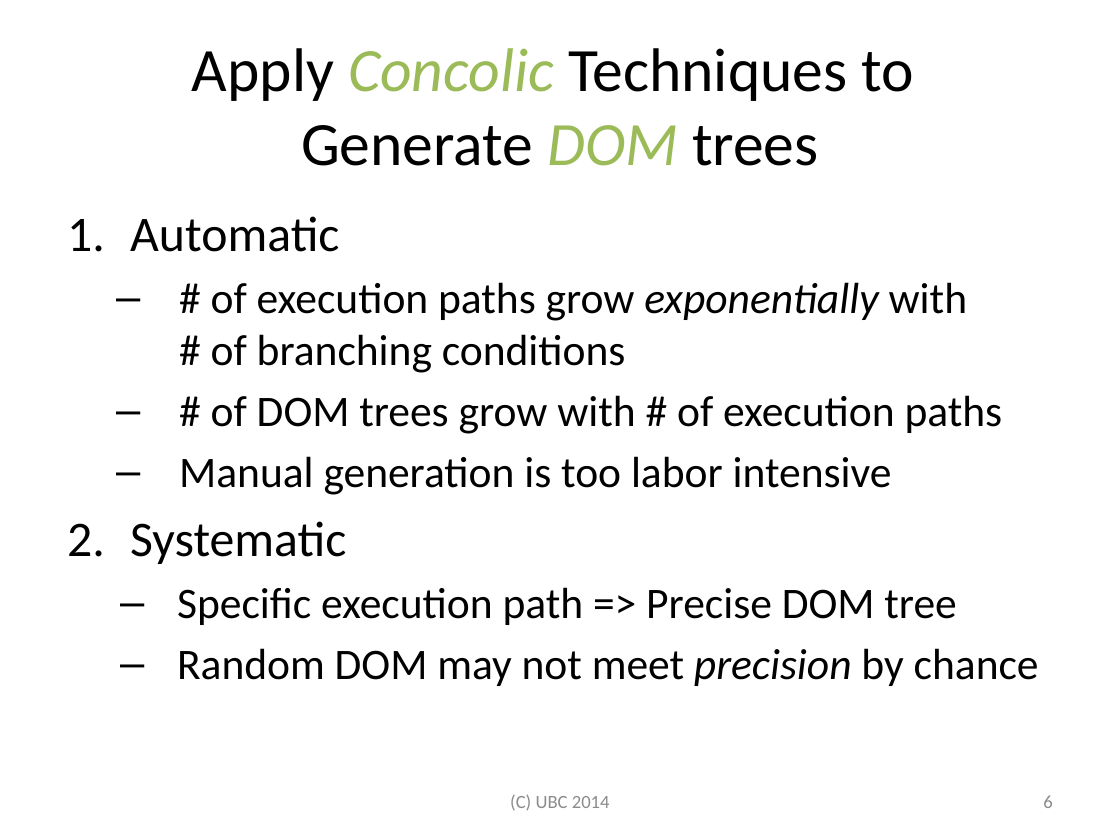
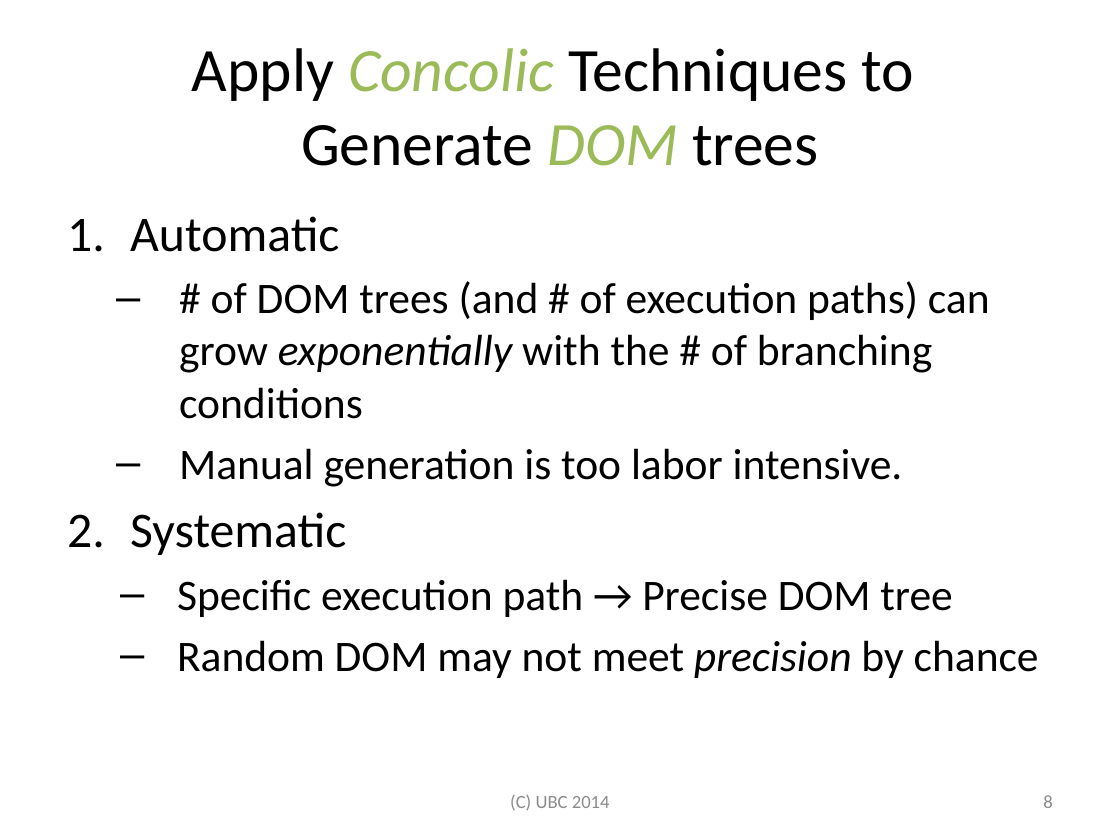
Before and after one commit to jamestklo/ConcolicJS, a slide deck: slide 9 of docs/csRPE-tkloReport.pptx (slide 7 before the commit). Drawn at 1120x840 pixels with LibreOffice and Linux fonts; fonts in the diff are those of the drawing. Boxes give left, top, right and bottom in pixels: in the first picture for what was removed or moved away, otherwise in the second. Text is boxed around its words. In the diff, an @@ line names an element or a change of style, - is before the commit and + after.

```diff
--- a/docs/csRPE-tkloReport.pptx
+++ b/docs/csRPE-tkloReport.pptx
@@ text at <box>179,281,990,487</box>: text changed @@
-  – # of execution paths grow exponentially with
-    # of branching conditions
-  – # of DOM trees grow with # of execution paths
-  – Manual generation is too labor intensive
+  – # of DOM trees (and # of execution paths) can grow exponentially with the # of branching conditions
+  – Manual generation is too labor intensive.
@@ text at <box>177,579,952,617</box>: text changed @@
-  – Specific execution path => Precise DOM tree
+  – Specific execution path → Precise DOM tree
@@ page number at <box>1043,795,1052,808</box>: text changed @@
-6
+8
```
Also in this commit, not shown: 24 other slides changed, 5 slides added, 3 slides removed, 7 other files.
